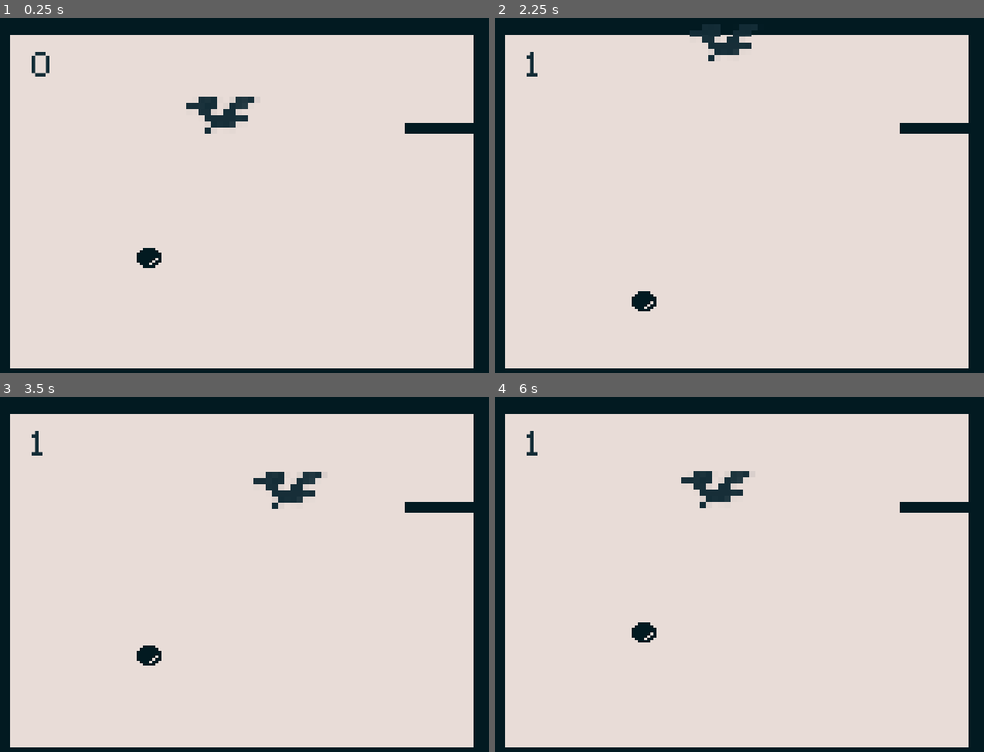
Above: before the commit, frames 1-4 (two rows, left to right).
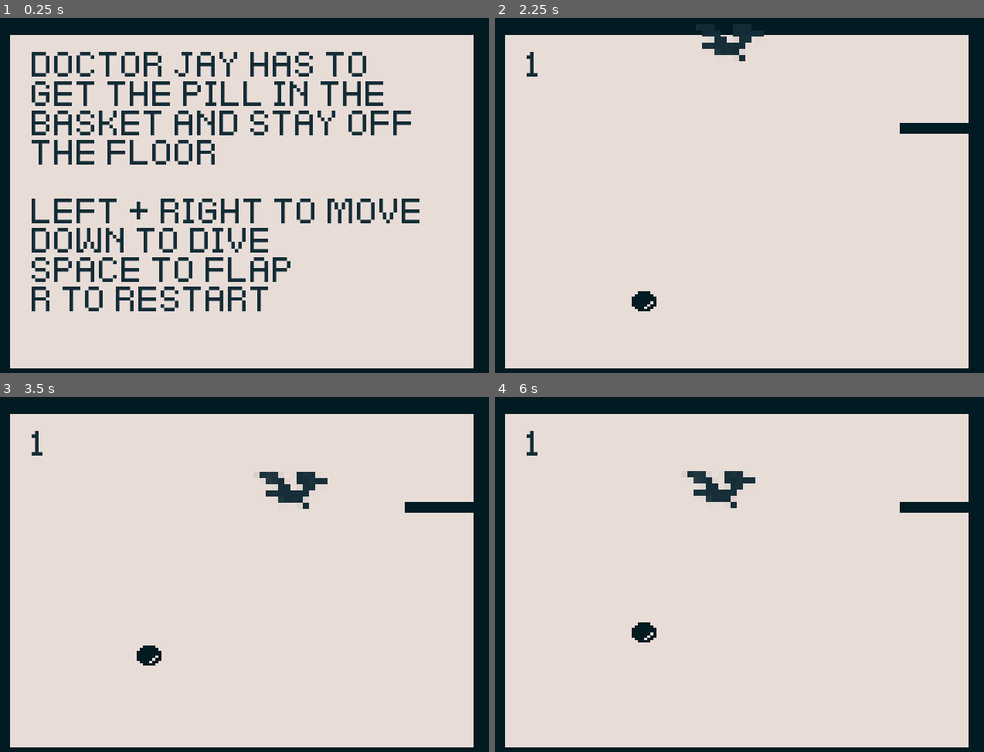
Above: after the commit, the same moments.

Repository: discolingua/doctorjay
Game: Godot game, scene res://Scenes/TitleScreen.tscn
Two runs of this game, one before a commit and one after it. Both use one fixed random seed, a clock stepped at 60 frames per second and the inputs below. Before the commit the project starts from res://Scenes/World.tscn.
Inputs:
- Up to frame 1 (0.25 s): no input
- Up to frame 2 (2.25 s): tap Enter (ui_accept) at 0.5, 0.6, 0.77, 1.07, 1.52, 1.55, 1.82, 2.1 s; hold Right (ui_right) 0.53-1.28 s; hold Down (ui_down) 1.28-2.03 s; tap R at 1.35 s; hold Right (ui_right) from 2.03 s (still down)
- Up to frame 3 (3.5 s): keep holding Right (ui_right); tap R at 2.85 s; tap Enter (ui_accept) at 3.02, 3.05, 3.32 s
- Up to frame 4 (6 s): release Right (ui_right) at 3.53 s; hold Left (ui_left) 3.53-5.03 s; tap Enter (ui_accept) at 3.6, 3.77, 4.07, 4.52, 4.55, 4.82, 5.1 s; tap R at 4.35, 5.85 s; hold Down (ui_down) 5.03-5.78 s; hold Right (ui_right) from 5.78 s (still down)

The runs differ from the first frame. In frame 1, 13% of the frame differs, in the area x 6-97%, y 9-83%; in frame 2, 0.3%; in frame 3, 0.4%; in frame 4, 0.4%.

Commit message:
itch.io bird jam build

Diff:
--- a/Scenes/Player.gd
+++ b/Scenes/Player.gd
@@ -14,18 +14,17 @@
 var velocity : Vector2 = Vector2.ZERO
 var lastVelocity : Vector2 = Vector2.ZERO
 
-# Called when the node enters the scene tree for the first time.
-func _ready():
-	pass
-
 func _integrate_forces(_state):
 	if Input.is_action_just_pressed("ui_accept"):
 		applied_force = thrust
+		WorldAudio.play("res://Sounds/flap.wav")
 	else:
 		applied_force /= 2
 	if Input.is_action_just_pressed("ui_down"):
 		applied_force = downThrust
 	if Input.is_action_pressed("ui_left"):
 		applied_force = leftThrust
+		$playerSprite.set_flip_h (false)
 	if Input.is_action_pressed("ui_right"):
 		applied_force = rightThrust
+		$playerSprite.set_flip_h (true)
--- /dev/null
+++ b/Scenes/TitleScreen.gd
@@ -0,0 +1,9 @@
+extends Node2D
+
+func _ready():
+	print("hi")
+
+
+func _input(_event):
+	if _event is InputEventKey:
+		var _s = get_tree().change_scene("res://Scenes/World.tscn")
--- /dev/null
+++ b/Scenes/TitleScreen.tscn
@@ -0,0 +1,64 @@
+[gd_scene load_steps=7 format=2]
+
+[ext_resource path="res://adventure-atari-2600.ttf" type="DynamicFontData" id=1]
+[ext_resource path="res://Scenes/Playfield.tscn" type="PackedScene" id=2]
+[ext_resource path="res://Scenes/TitleScreen.gd" type="Script" id=3]
+
+[sub_resource type="Theme" id=1]
+
+[sub_resource type="DynamicFont" id=2]
+use_filter = true
+font_data = ExtResource( 1 )
+
+[sub_resource type="DynamicFont" id=3]
+font_data = ExtResource( 1 )
+
+[node name="Playfield" instance=ExtResource( 2 )]
+script = ExtResource( 3 )
+
+[node name="UI" type="Control" parent="." index="5"]
+margin_left = 13.0
+margin_top = 17.0
+margin_right = 53.0
+margin_bottom = 57.0
+theme = SubResource( 1 )
+__meta__ = {
+"_edit_use_anchors_": false
+}
+
+[node name="TimerText" type="RichTextLabel" parent="UI" index="0"]
+margin_left = 11.0
+margin_top = 5.0
+margin_right = 277.0
+margin_bottom = 195.0
+custom_colors/default_color = Color( 0.0745098, 0.172549, 0.211765, 1 )
+custom_fonts/normal_font = SubResource( 2 )
+bbcode_enabled = true
+bbcode_text = "DOCTOR JAY HAS TO GET THE PILL IN THE BASKET and stay off the floor
+
+left + right to move
+down to dive
+space to flap
+r to restart"
+text = "DOCTOR JAY HAS TO GET THE PILL IN THE BASKET and stay off the floor
+
+left + right to move
+down to dive
+space to flap
+r to restart"
+__meta__ = {
+"_edit_use_anchors_": false
+}
+
+[node name="MessageText" type="RichTextLabel" parent="UI" index="1"]
+anchor_right = 0.5
+anchor_bottom = 0.5
+margin_left = 12.0
+margin_top = 166.0
+margin_right = 257.0
+margin_bottom = 190.0
+custom_colors/default_color = Color( 0.0745098, 0.172549, 0.211765, 1 )
+custom_fonts/normal_font = SubResource( 3 )
+__meta__ = {
+"_edit_use_anchors_": false
+}
--- a/Scenes/World.gd
+++ b/Scenes/World.gd
@@ -16,14 +16,20 @@
 
 
 func _on_Penalty_Zone_body_entered(_this):
+	if _this.get_name() == "Ball":
+		WorldAudio.play("res://Sounds/bounce.wav")
 	if _this.get_name() == "Player":
+		WorldAudio.play("res://Sounds/buzz.wav")
 		penalty += 5.0
+
 		$UI/TimerText.bbcode_text = str(timer)
+
 
 func _on_Basket_body_entered(_this):
 	if _this.get_name() == "Ball":
 		if not basket:
 			basket = true
+			WorldAudio.play("res://Sounds/drjayocmp.mp3")
 			var _nowTime : float = OS.get_unix_time()
 			var _elapsed : float = _nowTime - startTime + penalty
 			$UI/MessageText.bbcode_text = str("YOUR TIME WAS ", _elapsed)
--- /dev/null
+++ b/WorldAudio.gd
@@ -0,0 +1,36 @@
+extends Node
+# global controller to manage audio playback
+# other scripts can 'WorldAudio.play("res://Sound/axeChop.wav")'
+
+var num_players = 64
+var bus = "master"
+
+var available = []  # The available players.
+var queue = []  # The queue of sounds to play.
+
+
+func _ready():
+	# Create the pool of AudioStreamPlayer nodes.
+	for i in num_players:
+		var p = AudioStreamPlayer.new()
+		add_child(p)
+		available.append(p)
+		p.connect("finished", self, "_on_stream_finished", [p])
+		p.bus = bus
+
+
+func _on_stream_finished(stream):
+	# When finished playing a stream, make the player available again.
+	available.append(stream)
+
+
+func play(sound_path):
+	queue.append(sound_path)
+
+
+func _process(_delta):
+	# Play a queued sound if any players are available.
+	if not queue.empty() and not available.empty():
+		available[0].stream = load(queue.pop_front())
+		available[0].play()
+		available.pop_front()
--- a/project.godot
+++ b/project.godot
@@ -27,8 +27,12 @@
 [application]
 
 config/name="bird jam"
-run/main_scene="res://Scenes/World.tscn"
+run/main_scene="res://Scenes/TitleScreen.tscn"
 config/icon="res://icon.png"
+
+[autoload]
+
+WorldAudio="*res://WorldAudio.gd"
 
 [display]
 
Not shown, changed: .mono/metadata/ide_messaging_meta.txt
Not shown, added: Sounds/bounce.wav.import
Not shown, added: Sounds/buzz.wav.import
Not shown, added: Sounds/drjayocmp.mp3.import
Not shown, added: Sounds/flap.wav.import
Not shown, changed: .DS_Store
Not shown, added: Sounds/bounce.wav
Not shown, added: Sounds/buzz.wav
Not shown, added: Sounds/drjayocmp.mp3
Not shown, added: Sounds/flap.wav
